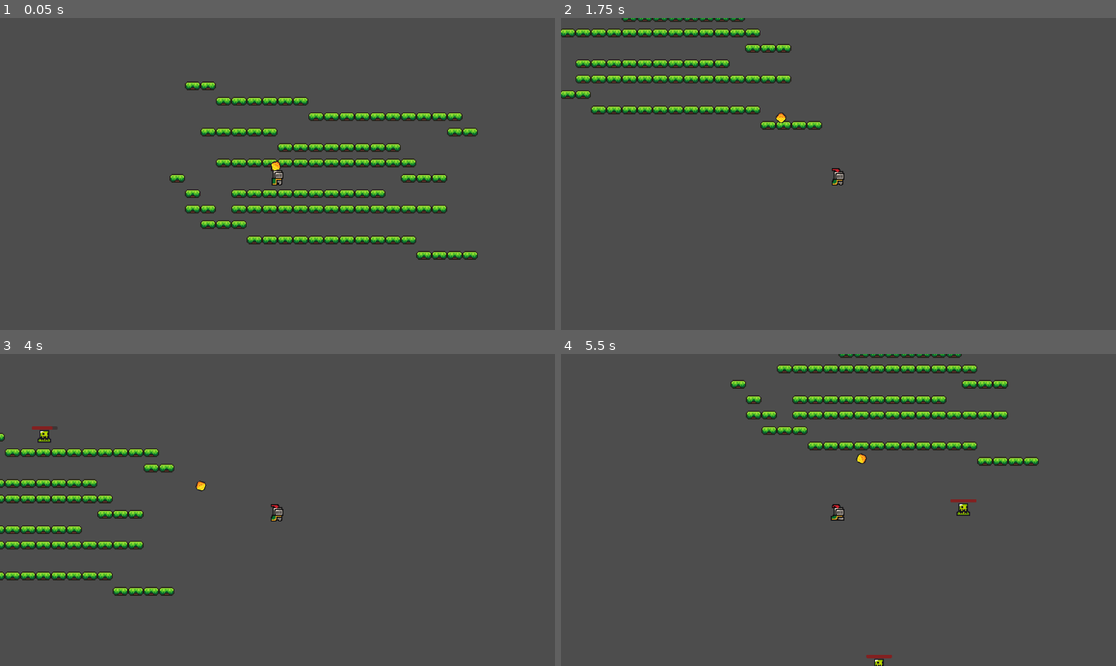
Above: before the commit, frames 1-4 (two rows, left to right).
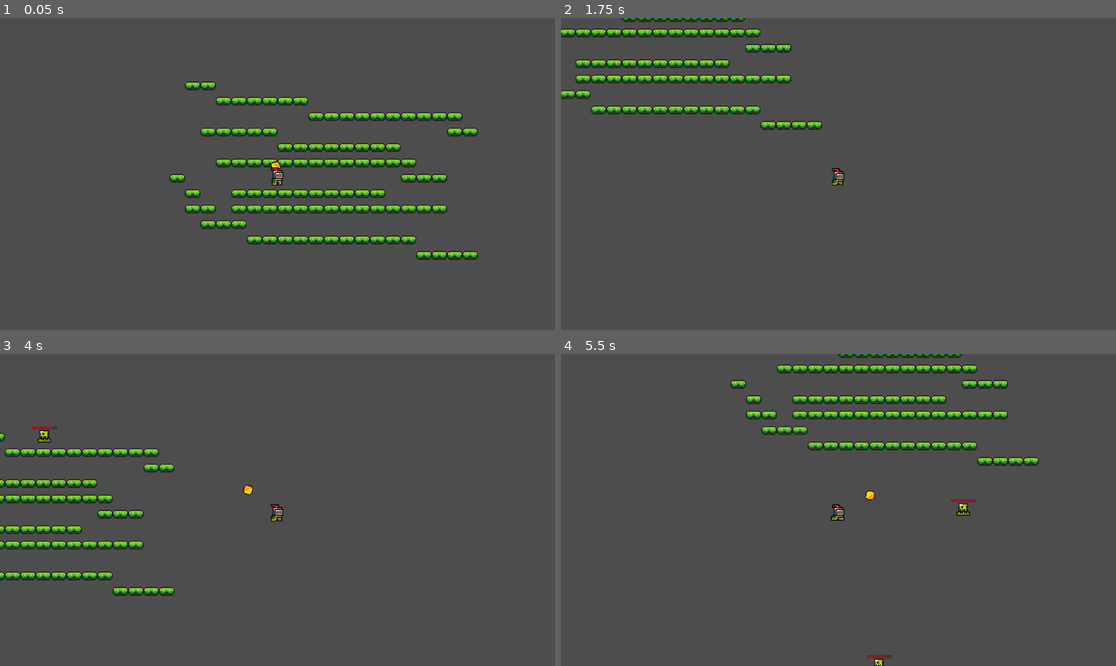
Above: after the commit, the same moments.

Repository: hinanep/touhou_LOO
Game: Godot game, scene res://scene/level_01.tscn
Same seed, same stepped clock (60 frames per second), same inputs: the game is played once before the commit and once after it.
Inputs:
- Up to frame 1 (0.05 s): no input
- Up to frame 2 (1.75 s): hold Right (move_right) 0.53-1.28 s; hold Down (move_down) from 1.28 s (still down)
- Up to frame 3 (4 s): release Down (move_down) at 2.03 s; hold Right (move_right) 2.03-2.78 s; hold Up (move_up) 2.78-3.53 s; hold Left (move_left) from 3.53 s (still down)
- Up to frame 4 (5.5 s): release Left (move_left) at 5.03 s; hold Down (move_down) from 5.03 s (still down)

The runs differ from the first frame. In frame 1, less than 0.1% of the frame differs, in the area x 48-51%, y 47-50%; in frame 2, less than 0.1%; in frame 3, less than 0.1%; in frame 4, 0.1%, in the area x 53-60%, y 31-98%.

Commit message:
子弹现在会正确向最近敌人发射

Diff:
--- a/scene/basic_attack.tscn
+++ b/scene/basic_attack.tscn
@@ -1,11 +1,15 @@
-[gd_scene load_steps=3 format=3 uid="uid://q0kkcu5eap20"]
+[gd_scene load_steps=4 format=3 uid="uid://q0kkcu5eap20"]
 
 [ext_resource type="Script" path="res://script/basic_attack.gd" id="1_b2q80"]
 
 [sub_resource type="CircleShape2D" id="CircleShape2D_m14ut"]
 radius = 315.057
 
+[sub_resource type="CircleShape2D" id="CircleShape2D_eoimd"]
+radius = 50.0
+
 [node name="basic_attack" type="Area2D"]
+collision_layer = 0
 collision_mask = 2
 script = ExtResource("1_b2q80")
 
@@ -18,6 +22,13 @@
 [node name="kickTimer" type="Timer" parent="."]
 one_shot = true
 
+[node name="kickarea" type="Area2D" parent="."]
+collision_layer = 0
+collision_mask = 2
+
+[node name="kickarea_box" type="CollisionShape2D" parent="kickarea"]
+shape = SubResource("CircleShape2D_eoimd")
+
+[connection signal="timeout" from="shootTimer" to="." method="_on_shoot_timer_timeout"]
 [connection signal="timeout" from="shootTimer" to="." method="_on_timer_timeout"]
-[connection signal="timeout" from="shootTimer" to="." method="_on_shoot_timer_timeout"]
 [connection signal="timeout" from="kickTimer" to="." method="_on_kick_timer_timeout"]
--- a/scene/bullet.tscn
+++ b/scene/bullet.tscn
@@ -99,6 +99,7 @@
 }]
 
 [node name="bullet" type="Area2D"]
+top_level = true
 collision_layer = 2
 collision_mask = 2
 script = ExtResource("1_ln7m3")
--- a/script/basic_attack.gd
+++ b/script/basic_attack.gd
@@ -1,10 +1,11 @@
 extends Area2D
 @onready var shoot_timer = $shootTimer
 @onready var kick_timer = $kickTimer
+@onready var kickarea = $kickarea
 
 const basic_colddown = 1
 const kick_range = 10
-
+const kick_basic_damage = 10
 
 var shoot_ready = true
 var kick_ready = true
@@ -12,16 +13,21 @@
 	shoot_timer.wait_time = basic_colddown * (1 - player_var.colddown_reduce)
 	kick_timer.wait_time = basic_colddown * (1 - player_var.colddown_reduce)
 
+	$kickarea/kickarea_box.set_scale(Vector2(player_var.range_add_ratio,player_var.range_add_ratio))
 func _on_shoot_timer_timeout():
 	shoot_ready = true
 
 func _on_kick_timer_timeout():
 	kick_ready = true
 
+func enemy_near(a,b):
+	return global_position.distance_to(a.global_position) < global_position.distance_to(b.global_position)
 func _physics_process(delta):
 	var enemy_in_range = get_overlapping_bodies() #area范围内的物体
 	if !enemy_in_range.is_empty():
-		var target_enemy = enemy_in_range.front()
+		#enemy_in_range.sort_custom(sort_enemy)
+		var target_enemy =enemy_in_range.reduce(func(min,val):return val if enemy_near(val,min) else min)
+		#var target_enemy = enemy_in_range.back()
 		look_at(target_enemy.global_position)
 		if shoot_ready:
 			shoot()
@@ -37,9 +43,14 @@
 func shoot():
 	const bullet_pre = preload("res://scene/bullet.tscn")
 	var new_bullet = bullet_pre.instantiate()
-	new_bullet.position = $".".position
+	new_bullet.global_position = $".".global_position
+	new_bullet.global_rotation = $".".global_rotation
 	$".".add_child(new_bullet)
 
 func kick():
+	var enemy_in_kick_range = kickarea.get_overlapping_bodies()
+	#todo:体术动画
+	for enemy in enemy_in_kick_range:
+		if enemy.has_method("take_damage"):
+			enemy.take_damage(player_var.player_make_damage(kick_basic_damage))
 	print("kick")
-	pass
--- a/script/player_var.gd
+++ b/script/player_var.gd
@@ -1,7 +1,7 @@
 extends Node
 
 const player_speed = 300.0 #移动速度
-const colddown_reduce = 0.5 #冷却缩减
+const colddown_reduce = 0.2#冷却缩减
 const damageRatio = 2.0	#玩家造成伤害比率
 const bullet_speed_ratio = 1 #子弹速度比率
 const range_add_ratio = 1.5 #攻击范围增加？
--- a/script/slime.gd
+++ b/script/slime.gd
@@ -24,8 +24,8 @@
 
 func take_damage(damage):
 	hp -= damage
-	print(hp)
-	print(progress_bar.value)
+	#print(hp)
+	#print(progress_bar.value)
 	progress_bar.value = hp/max_hp * 100
 
 	if hp <= 0:
